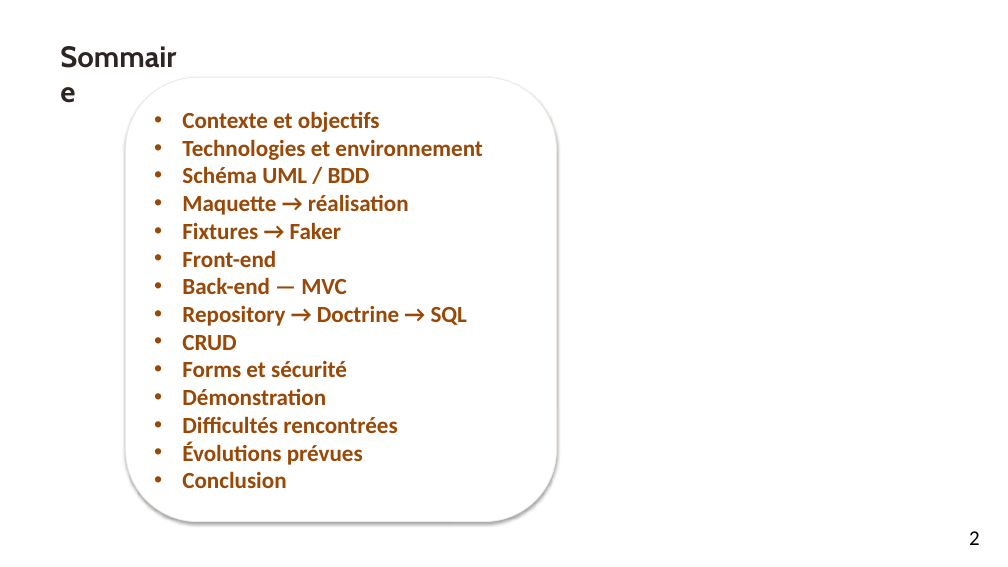
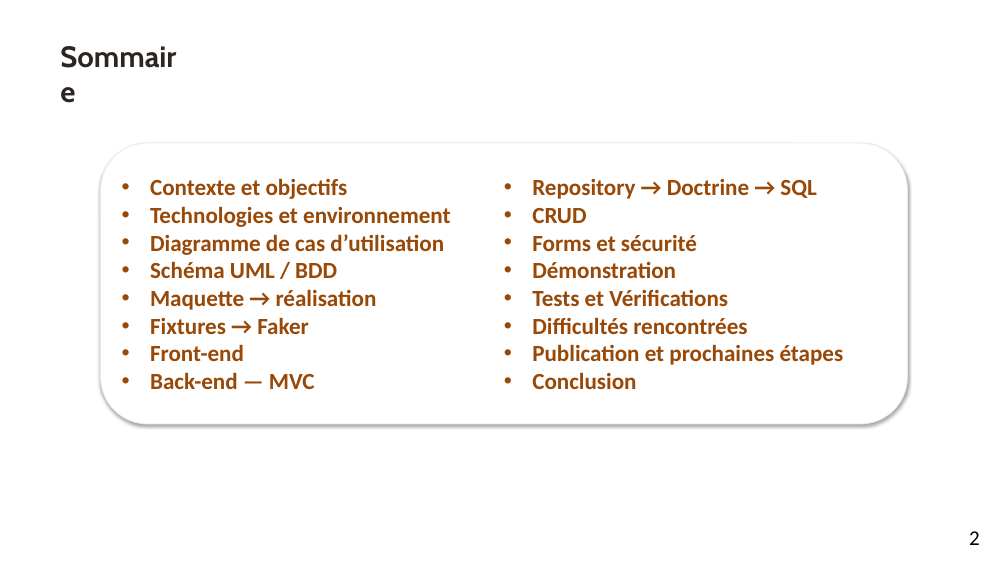
Before and after one commit to aureopires/projet_broderie, a slide deck: slide 2 of output/Aureo_Ruffier_Presentation_Projet.pptx. Drawn at 1008x567 pixels with LibreOffice and Linux fonts; fonts in the diff are those of the drawing; background and template pictures are left out. Boxes give left, top, right and bottom in pixels: in the first picture for what was removed or moved away, otherwise in the second. Text is boxed around its words. In the diff, an @@ line names an element or a change of style, - is before the commit and + after.

```diff
--- a/output/Aureo_Ruffier_Presentation_Projet.pptx
+++ b/output/Aureo_Ruffier_Presentation_Projet.pptx
@@ rounded rectangle "Contexte et objectifs" resized from (x1=126, y1=77, x2=557, y2=522) to (x1=101, y1=143, x2=907, y2=424) @@
@@ rounded rectangle "Contexte et objectifs" at (x1=101, y1=143, x2=907, y2=424): columns 1 to 2 @@
@@ text in rounded rectangle at (x1=150, y1=234, x2=444, y2=255): paragraph added @@
+• Diagramme de cas d’utilisation
@@ text in rounded rectangle at (x1=532, y1=289, x2=728, y2=306): paragraph added @@
+• Tests et Vérifications
@@ text in rounded rectangle at (x1=532, y1=344, x2=844, y2=365): text changed @@
-• Évolutions prévues
+• Publication et prochaines étapes
```
Also in this commit, not shown: 12 other slides changed, 12 slides added, 8 slides removed, 4 other files.
